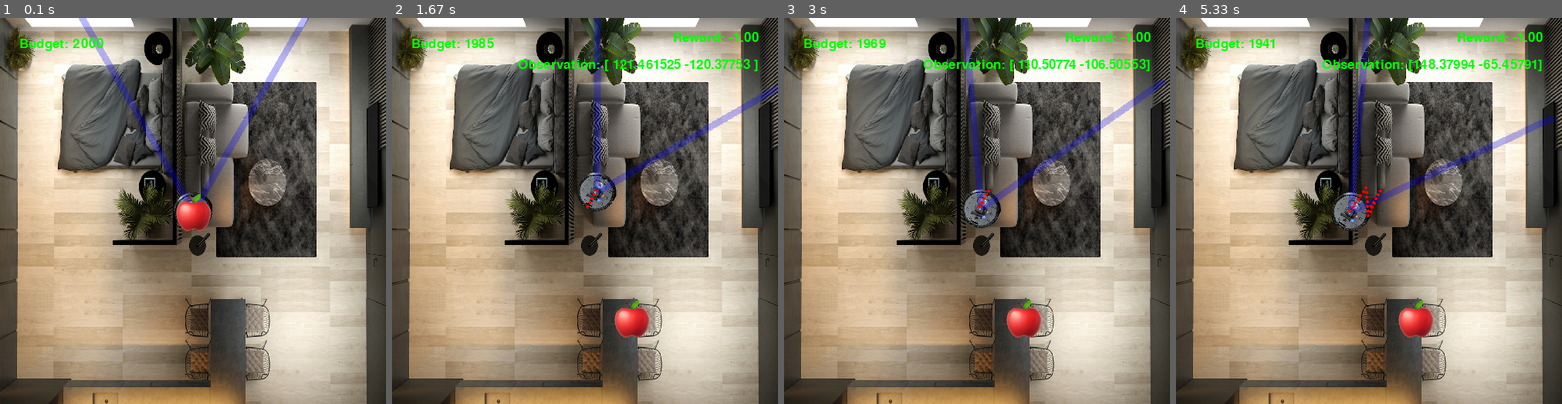
Above: before the commit, frames 1-4 (left to right).
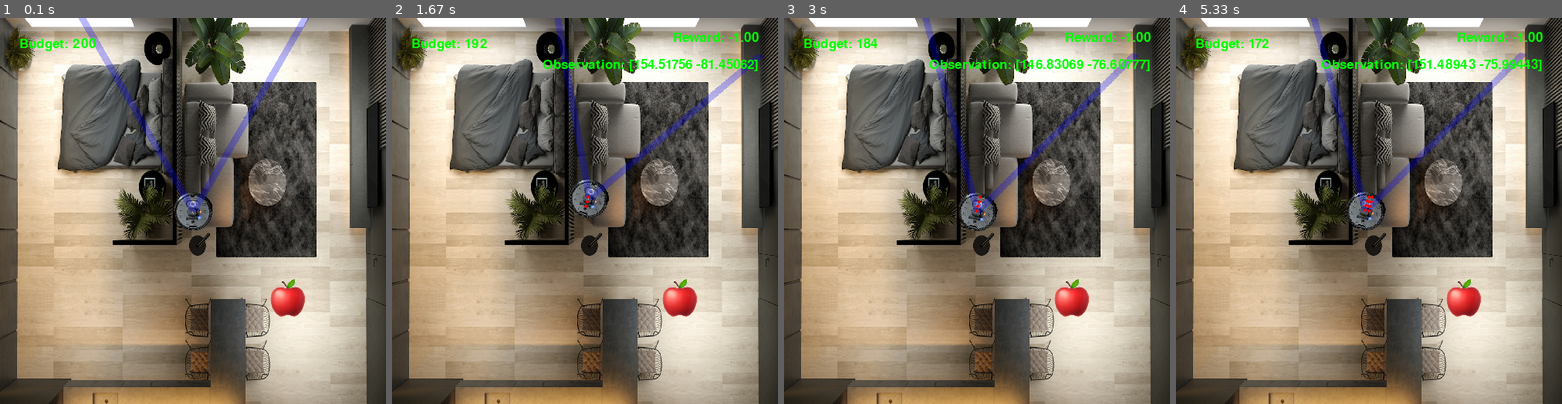
Above: after the commit, the same moments.

Repository: Anwealso/ReLOaD
Game: pygame game, started from reload/simplesim/env_gym.py
The game is run twice, just before and just after one commit, with the same random seed, the same clock (stepped at 60 frames per second) and the same inputs.
Inputs:
- Up to frame 1 (0.1 s): no input
- Up to frame 2 (1.67 s): tap Space at 0.33, 0.73, 1.23 s; hold Right 0.67-1.13 s; hold Up 1.17-1.57 s; hold Right from 1.6 s (still down)
- Up to frame 3 (3 s): tap Space at 1.67, 2.17, 2.73 s; release Right at 2.07 s; hold Left 2.1-2.63 s; hold Down from 2.67 s (still down)
- Up to frame 4 (5.33 s): release Down at 3.12 s; hold Left 3.15-3.63 s; tap Space at 3.22, 3.73, 4.23, 4.9 s; hold Up 3.67-4.13 s; hold Right 4.17-4.8 s; hold Down 4.83-5.3 s

The runs differ from the first frame. In frame 1, 1.3% of the frame differs, in the area x 25-79%, y 5-78%; in frame 2, 6.1%, in the area x 22-100%, y 0-83%; in frame 3, 6.1%; in frame 4, 6.0%.

Commit message:
Successfully trained PPo to nav and wait at goal in simplesim env

Diff:
--- a/reload/simplesim/env.py
+++ b/reload/simplesim/env.py
@@ -379,7 +379,7 @@
 
         # Handle player controls and movement
         while True:
-            # event = pygame.event.wait()
+            event = pygame.event.wait()
             if (not self.paused) and (not self.gameover):
                 keys = pygame.key.get_pressed()
                 if keys[pygame.K_RIGHT]:
@@ -390,7 +390,7 @@
                     return 3
                 if keys[pygame.K_DOWN]:
                     return 4
-                else:
+                elif keys[pygame.K_SPACE]:
                     return 0
 
     def get_state(self):
--- a/reload/simplesim/env_gym.py
+++ b/reload/simplesim/env_gym.py
@@ -18,7 +18,8 @@
             Initializes the openai-gym environment with it's features.
         """
 
-        self.action_cost = 1
+        self.step_cost = 1
+        self.action_cost = 0 # was 1
         self.goal_reached_cutoff = 0.9
 
         # Init. Renders
@@ -30,8 +31,11 @@
             starting_budget, num_targets, player_fov, render_mode=render_mode, render_fps=self.metadata["render_fps"]
         )
 
-        # Actions: 0, 1, 2, 3, 4 for D/N, L, R, F
-        self.action_space = spaces.Discrete(4) # actions are: do nothing, R, F, L
+        # Actions: 0, 1, 2, 3 for do nothing, R, F, L
+        self.action_space = spaces.Discrete(4)
+
+        # # Actions: 0, 1, 2, 3, 4 for do nothing, R, F, L, B
+        # self.action_space = spaces.Discrete(45)
 
         # Observations (visible state):
         self.observation_space_unflattened = spaces.Dict(
@@ -97,24 +101,89 @@
 
         Current Reward Format:
         - Agent receives a -1 reward every time step in which it doesnt reach the goal
-        - Agent receives an end reward when it reaches the goal area (within 90% closeness).
-          The end reward = 1 + min_cost_to_goal(), i.e. the end reward is calcuclated so that
-          the total reward for the minimum possible cost policy over the episode is 1
+        - Agent receives a goal reward for each timestep it spends inside the goal area (within 90% closeness).
+          The goal reward is calcuclated so that the best total reward possible over the whole episode is 0.
+
+        Essentially the goal structure we have is:
+        moving && !goal < !moving && !goal < !moving && goal < !moving && goal
+
+        But to improve trining exploraiton we want:
+        !moving && !goal < moving && !goal < !moving && goal < !moving && goal
         """
         reward = 0
 
         # Apply penalty per step to incentivise to get to goal fast
-        reward -= self.action_cost
+        reward -= self.step_cost
+
+        # # Apply penalty per action so that it doesnt move extraneously once it
+        # # gets to the goal
+        # if action != 0:
+        #     reward -= self.action_cost
 
         # Apply reward if goal reached
         closeness = self.get_closeness(self.game.robot, self.game.targets[0])
         if closeness > self.goal_reached_cutoff:
-            # The end reward is calcuclated so that the total reward for the minimum possible cost policy over the episode is 1
-            # Effectively should be: min_cost + end_reward = 0
-            end_reward = 1 + self.min_cost_to_goal() # +1 for the action_cost we just did
-            reward += end_reward
+            # Give less reward if we moved
+            if action != 0:
+                reward += self.get_goal_reward() / 2
+            else:
+                # reward += 1000
+                reward += self.get_goal_reward()
 
         return reward
+
+    def get_goal_reward(self):
+        """
+        Gets the reward to give to the agent for each step that it remains in
+        the goal area.
+
+        Essentially the best path is if the agent expends min_cost_to_goal cost
+        to get to the coal and then stays within the goal area for the rest of
+        the episode.
+        """
+        # Get the (optimal possible) number of steps that can be spent at the goal
+        # steps_at_goal = self.game.starting_budget - (self.min_cost_to_goal()/self.action_cost)
+        steps_at_goal = self.game.starting_budget - self.min_steps_to_goal()
+        # print("")
+        # print(f"steps_at_goal: {steps_at_goal}")
+
+        # Goal reward must compensate the agent for the cost to get to the goal
+        # plus the step costs across the whole episode.
+        total_goal_reward = self.min_cost_to_goal() + (self.game.starting_budget*self.step_cost)
+        # print(f"total_goal_reward: {total_goal_reward}")
+
+        # The amount of the reward to give the agent for each step
+        step_goal_reward = total_goal_reward / steps_at_goal
+        # print(f"step_goal_reward: {step_goal_reward}")
+        # print("")
+
+        return step_goal_reward
+
+    def print_goal_reward(self):
+        """
+        Gets the reward to give to the agent for each step that it remains in
+        the goal area.
+
+        Essentially the best path is if the agent expends min_cost_to_goal cost
+        to get to the coal and then stays within the goal area for the rest of
+        the episode.
+        """
+        # Get the (optimal possible) number of steps that can be spent at the goal
+        steps_at_goal = self.game.starting_budget - self.min_steps_to_goal()
+        print("")
+        print(f"steps_at_goal: {steps_at_goal}")
+
+        # Goal reward must compensate the agent for the cost to get to the goal
+        # plus the step costs across the whole episode.
+        total_goal_reward = self.min_cost_to_goal() + (self.game.starting_budget*self.step_cost)
+        print(f"total_goal_reward: {total_goal_reward}")
+
+        # The amount of the reward to give the agent for each step
+        step_goal_reward = total_goal_reward / steps_at_goal
+        print(f"step_goal_reward: {step_goal_reward}")
+        print("")
+
+        return step_goal_reward
 
     def get_closeness(self, robot, target):
         """
@@ -126,7 +195,7 @@
         return closeness
 
 
-    def min_cost_to_goal(self):
+    def min_steps_to_goal(self):
         """
         Gets the cost of the shortest path to the goal
         """
@@ -149,15 +218,22 @@
         target_angle = 360+target_angle if target_angle<0 else target_angle # correct for ambiguous case
         dtheta = abs(self.game.robot.starting_angle - target_angle)
         dtheta = dtheta-180 if dtheta>180 else dtheta # correct since we can go clockwise or anti-clockwise
-        dtheta = 180-dtheta if dtheta>90 else dtheta # correct since we can also reverse into the target
+        # print(f"dtheta1: {dtheta}\r")
+        # dtheta = 180-dtheta if dtheta>90 else dtheta # correct since we can also reverse into the target
+        # print(f"dtheta2: {dtheta}")
         num_turn_actions = math.floor(dtheta / self.game.robot.turn_rate) # each turn action is 5deg
 
         if num_move_actions < 1: # we start inside the object, any movement will cause us to reach goal
             total_num_actions = 1
         else:
             total_num_actions = num_turn_actions + num_move_actions
-        min_cost = total_num_actions * self.action_cost
-
+        return total_num_actions
+
+    def min_cost_to_goal(self):
+        """
+        Gets the cost of the shortest path to the goal
+        """
+        min_cost = self.min_steps_to_goal() * self.action_cost
         return min_cost
 
     def world_to_body_frame(self, x, y):
@@ -211,8 +287,9 @@
                 truncated = True
                 # step_reward = -100
 
-            elif reward > 0:
-                terminated = True
+            # Dont truncate the episode any more
+            # elif reward > 0:
+            #     terminated = True
 
 
         # return spaces.utils.flatten(self.observation_space, self._get_obs()), reward, terminated, truncated, info
@@ -227,9 +304,6 @@
             ([np.array size=(2,1) type=np.float32]): Random State
         """
         self.game.reset()
-
-        # DEBUG
-        self.min_cost_to_goal()
 
         info = {} # no extra info at this stage
         return self._get_obs(), info
@@ -245,7 +319,7 @@
 if __name__ == "__main__":
     # ------------------------------ Hyperparameters ----------------------------- #
     # Env
-    STARTING_BUDGET = 2000
+    STARTING_BUDGET = 200
     NUM_TARGETS = 1
     PLAYER_FOV = 60
 
@@ -262,19 +336,24 @@
     num_episodes = 10
     env.reset()
 
-    curriculum = np.linspace(0, 1, num=(int(num_episodes))) # increase from 5 to farthest corner distance
-    print(curriculum)
-
-    env.game.curriculum = curriculum[0]
+    # curriculum = np.linspace(0, 1, num=(int(num_episodes))) # increase from 5 to farthest corner distance
+    # print(curriculum)
+
+    # env.game.curriculum = curriculum[0]
     for i in range(num_episodes):
         # Set the level of the curriculum
-        env.game.curriculum = curriculum[i]
-        env.reset()
-        print(f"curriculum: {curriculum[i]}")
+        # env.game.curriculum = curriculum[i]
+        # env.reset()
+        # print(f"curriculum: {curriculum[i]}")
 
         terminated = False
         truncated = False
         ep_reward = 0
+        found = False
+        j = 0
+
+        # DEBUG
+        print(f"min_cost_to_goal: {env.min_cost_to_goal()}")
 
         while not (terminated or truncated):
             time.sleep(0.05)
@@ -282,11 +361,23 @@
 
             # action = env.action_space.sample()  # this is where you would insert your policy
             observation, reward, terminated, truncated, info = env.step(action)
+
+            j += 1
             # print(f"Reward: {format(reward, '.2f')}, Observation: {observation}\n")
 
+            if reward > -env.step_cost and found == False:
+                print(f"Real Cost to Reach Goal: {j * env.action_cost}")
+                print(f"Real Actions to Reach Goal: {j}")
+
+                env.print_goal_reward()
+                found = True
+
+
             ep_reward += reward
+
 
             if terminated or truncated:
                 observation, info = env.reset()
 
         print(f"Total Ep Reward: {ep_reward}")
+        quit()
Not shown, changed: reload/simplesim/simplesim_nav_nonholo.ipynb
